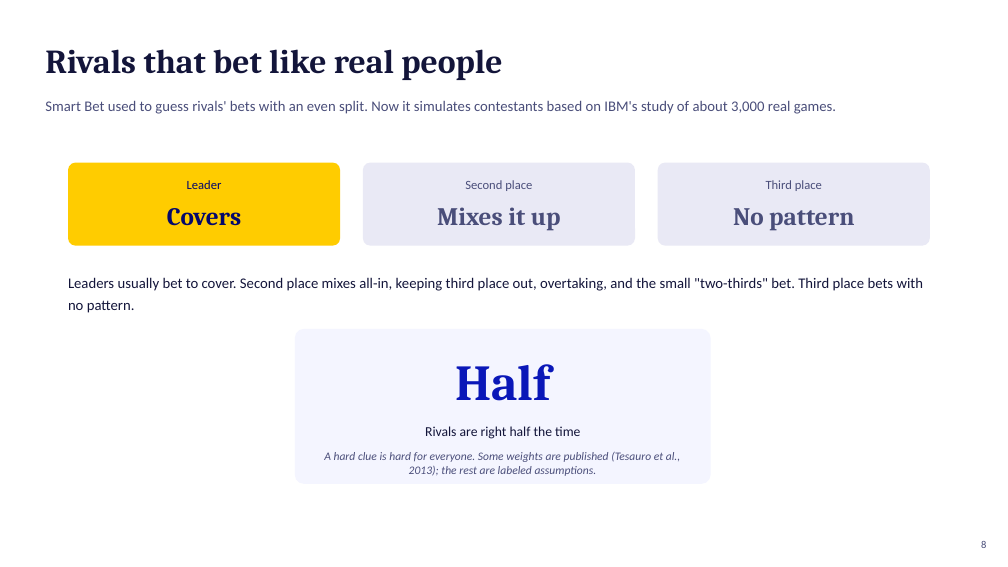
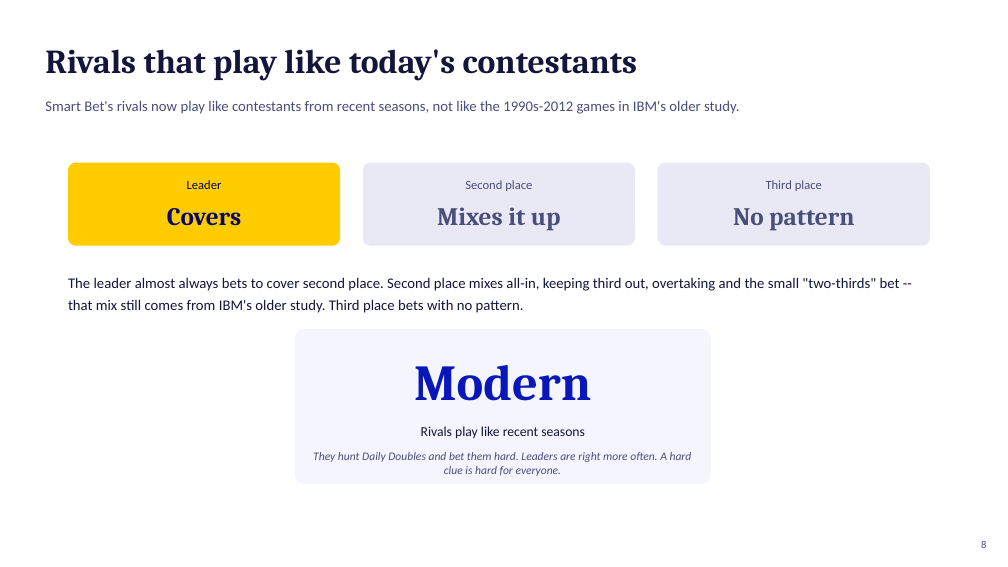
Before and after one commit to willhoop/jeopardy-wagering, a slide deck: slide 8 of docs/deck.pptx. Drawn at 1008x567 pixels with LibreOffice and Linux fonts; fonts in the diff are those of the drawing. Boxes give left, top, right and bottom in pixels: in the first picture for what was removed or moved away, otherwise in the second. Text is boxed around its words. In the diff, an @@ line names an element or a change of style, - is before the commit and + after.

```diff
--- a/docs/deck.pptx
+++ b/docs/deck.pptx
@@ text at box(45, 49, 637, 81): text changed @@
-Rivals that bet like real people
+Rivals that play like today's contestants
@@ text at box(45, 101, 739, 114): text changed @@
-Smart Bet used to guess rivals' bets with an even split. Now it simulates contestants based on IBM's study of about 3,000 real games.
+Smart Bet's rivals now play like contestants from recent seasons, not like the 1990s-2012 games in IBM's older study.
@@ text at box(68, 277, 900, 313): text changed @@
-Leaders usually bet to cover. Second place mixes all-in, keeping third place out, overtaking, and the small "two-thirds" bet. Third place bets with no pattern.
+The leader almost always bets to cover second place. Second place mixes all-in, keeping third out, overtaking and the small "two-thirds" bet -- that mix still comes from IBM's older study. Third place bets with no pattern.
@@ text at box(414, 365, 591, 401): text changed @@
-Half
+Modern
@@ text at box(421, 426, 585, 439): text changed @@
-Rivals are right half the time
+Rivals play like recent seasons
@@ text at box(313, 452, 692, 476): text changed @@
-A hard clue is hard for everyone. Some weights are published (Tesauro et al., 2013); the rest are labeled assumptions.
+They hunt Daily Doubles and bet them hard. Leaders are right more often. A hard clue is hard for everyone.
```
Also in this commit, not shown: 1 other slide changed, 34 other files.
